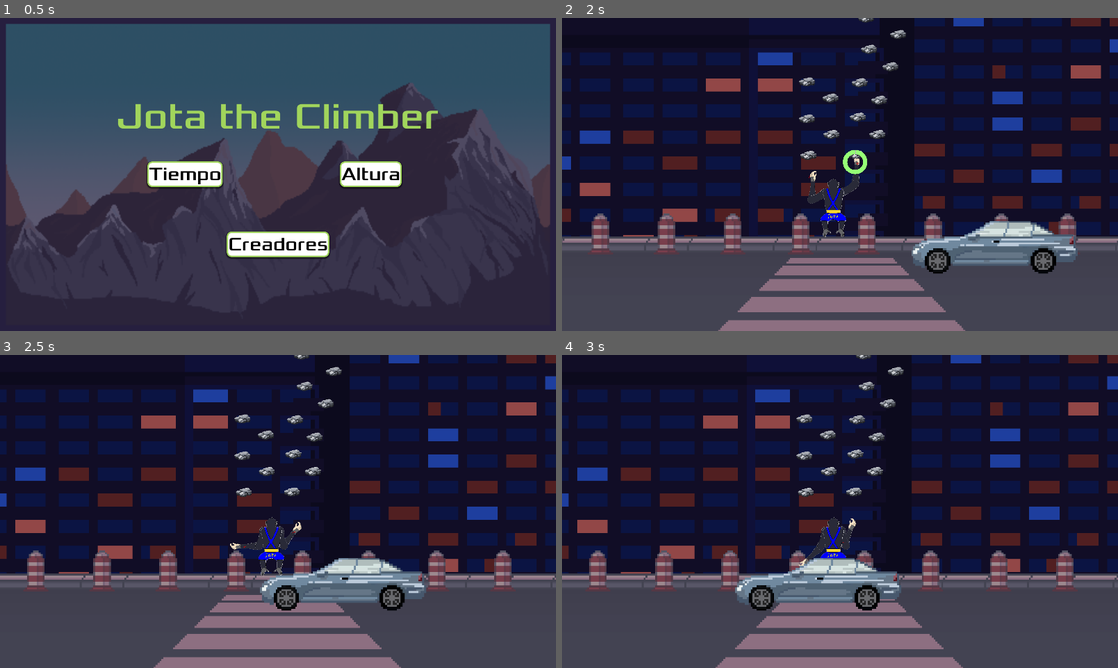
Above: before the commit, frames 1-4 (two rows, left to right).
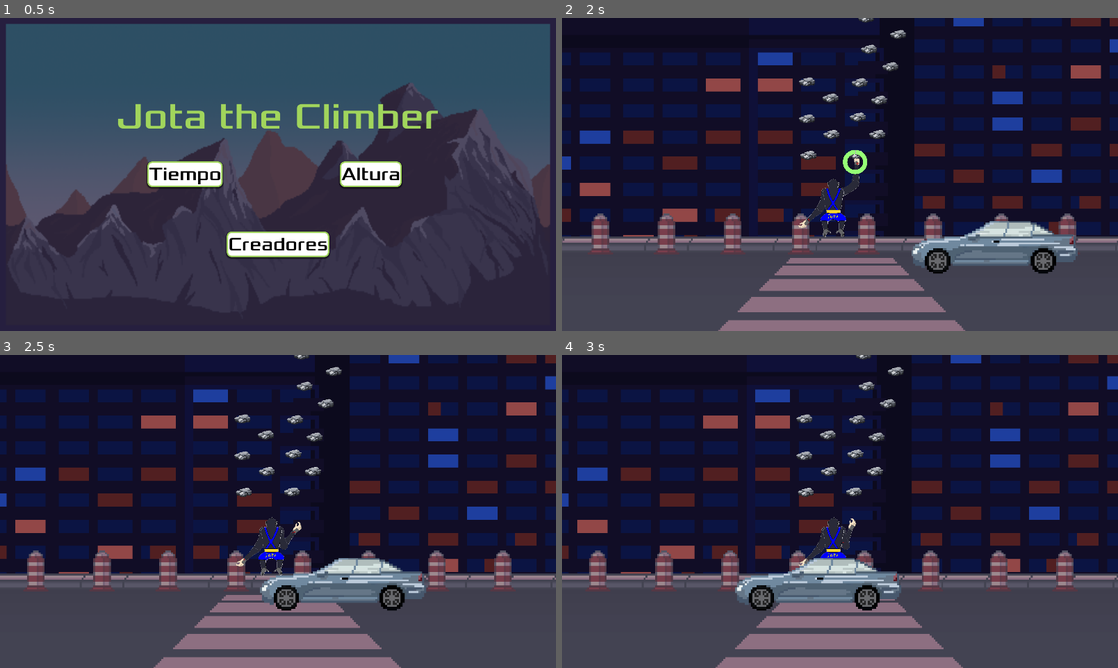
Above: after the commit, the same moments.

Repository: Igg2000/Juego_Escalada
Game: Godot game, scene res://scenes/menu.tscn
Same seed, same stepped clock (60 frames per second), same inputs: the game is played once before the commit and once after it. The engine's default icon, where the game draws it, is replaced by a stand-in: a white triangle on a blue panel in a dark square. A sky picture missing from this copy of the repository is replaced by a grey-blue gradient.
Inputs:
- Up to frame 1 (0.5 s): no input
- Up to frame 2 (2 s): click "Tiempo" at 0.5 s; hold Space (agarre_derecho) from 1.28 s (still down); hold I from 1.28 s (still down); tap R (super_jump) at 1.52 s
- Up to frame 3 (2.5 s): release Space (agarre_derecho) at 2.03 s; release I at 2.03 s; hold S from 2.03 s (still down); tap K at 2.1 s; tap R (super_jump) at 2.27 s
- Up to frame 4 (3 s): release S at 2.78 s; hold Space (agarre_derecho) from 2.78 s (still down); hold J from 2.78 s (still down)

Frame 1 is identical in both runs. In frame 2, 0.3% of the frame differs, in the area x 42-48%, y 48-68%; in frame 3, 0.1%; in frame 4, less than 0.1%.

Commit message:
V 0.2.3.1
He corregido un bug que hacia que cuando te agarrases con una mano la otra subiese sola.

También he restablecido la pose de reposo del esqueleto, que llevaba desactualizada desde el principio del proyecto

Diff:
--- a/scenes/jugador.tscn
+++ b/scenes/jugador.tscn
@@ -140,9 +140,9 @@
 [node name="base" type="Node2D" parent="."]
 
 [node name="AntebrazoDc" type="AnimatedSprite2D" parent="base" groups=["AntebrazoDc"]]
-position = Vector2(73.0614, -52.5255)
-rotation = 0.0402717
-scale = Vector2(0.349744, 0.349744)
+position = Vector2(73.0557, -52.5267)
+rotation = 0.0404989
+scale = Vector2(0.349743, 0.349743)
 sprite_frames = SubResource("SpriteFrames_gelso")
 animation = &"agarre"
 frame_progress = 0.241292
@@ -176,9 +176,9 @@
 texture_progress = ExtResource("8_6fdue")
 
 [node name="AntebrazoIc" type="AnimatedSprite2D" parent="base" groups=["AntebrazoIc"]]
-position = Vector2(-70.1379, -57.5364)
-rotation = 0.009295
-scale = Vector2(0.350066, 0.350066)
+position = Vector2(-70.1413, -57.5358)
+rotation = 0.00946749
+scale = Vector2(0.350074, 0.350074)
 sprite_frames = SubResource("SpriteFrames_nb7of")
 animation = &"agarre"
 frame_progress = 0.508256
@@ -213,14 +213,14 @@
 texture_progress = ExtResource("8_6fdue")
 
 [node name="BrazoD" type="Sprite2D" parent="base"]
-position = Vector2(44.235, -14.7113)
-rotation = 1.49703
+position = Vector2(44.2193, -14.7173)
+rotation = 1.49714
 scale = Vector2(0.349945, 0.349945)
 texture = ExtResource("3_5343f")
 
 [node name="BrazoI" type="Sprite2D" parent="base"]
-position = Vector2(-40.8326, -18.1967)
-rotation = -1.50377
+position = Vector2(-40.8485, -18.2009)
+rotation = -1.5039
 scale = Vector2(0.349953, 0.349953)
 texture = ExtResource("4_l3mph")
 
@@ -237,7 +237,7 @@
 [node name="cintura" type="Bone2D" parent="Skeleton2D"]
 position = Vector2(1.97746, 45.4579)
 rotation = -1.57079
-rest = Transform2D(6.27438e-06, -1, 1, 6.27438e-06, 315, 304)
+rest = Transform2D(6.27438e-06, -1, 1, 6.27438e-06, 1.97746, 45.4579)
 
 [node name="torso" type="Bone2D" parent="Skeleton2D/cintura"]
 position = Vector2(46, -2.00028)
@@ -254,10 +254,10 @@
 rest = Transform2D(1, 0, 0, 1, 32, 0.999804)
 
 [node name="hombroIzquierdo" type="Bone2D" parent="Skeleton2D/cintura/torso"]
-position = Vector2(14.9998, -25.0001)
-rotation = -1.8695
-scale = Vector2(0.999865, 0.999865)
-rest = Transform2D(-0.193511, -0.980961, 0.980961, -0.193511, 14.9998, -25.0001)
+position = Vector2(14.9998, -25.0029)
+rotation = -1.76557
+scale = Vector2(0.999866, 0.999866)
+rest = Transform2D(-0.193521, -0.98096, 0.98096, -0.193521, 15.0001, -25.0037)
 auto_calculate_length_and_angle = false
 length = 20.0
 bone_angle = -0.0431939
@@ -270,10 +270,10 @@
 remote_path = NodePath("../../../../../base/BrazoI")
 
 [node name="codoIzquierdo" type="Bone2D" parent="Skeleton2D/cintura/torso/hombroIzquierdo"]
-position = Vector2(47.6467, 8.39208)
-rotation = 1.87301
-scale = Vector2(1.00032, 1.00032)
-rest = Transform2D(-0.2027, 0.979568, -0.979568, -0.2027, 47.6467, 8.392)
+position = Vector2(47.6445, 8.39165)
+rotation = 1.77486
+scale = Vector2(1.00033, 1.00033)
+rest = Transform2D(-0.202721, 0.979569, -0.979569, -0.202721, 47.6438, 8.39132)
 auto_calculate_length_and_angle = false
 length = 13.988
 bone_angle = -3.36746
@@ -290,10 +290,10 @@
 remote_path = NodePath("../../../../../../base/AntebrazoIc")
 
 [node name="hombroDerecho" type="Bone2D" parent="Skeleton2D/cintura/torso"]
-position = Vector2(15.0002, 27.9999)
-rotation = 0.322322
-scale = Vector2(0.999844, 0.999844)
-rest = Transform2D(0.98222, 0.186901, -0.186901, 0.98222, 15.0002, 27.9999)
+position = Vector2(15.0016, 27.9971)
+rotation = 0.188058
+scale = Vector2(0.999843, 0.999843)
+rest = Transform2D(0.982213, 0.186929, -0.186929, 0.982213, 15.002, 27.9963)
 auto_calculate_length_and_angle = false
 length = 20.0
 bone_angle = 88.519
@@ -306,10 +306,10 @@
 remote_path = NodePath("../../../../../base/BrazoD")
 
 [node name="codoDerecho" type="Bone2D" parent="Skeleton2D/cintura/torso/hombroDerecho"]
-position = Vector2(11.7316, 50.9138)
-rotation = -0.278709
-scale = Vector2(0.999425, 0.999425)
-rest = Transform2D(0.988533, -0.147155, 0.147155, 0.988533, 11.7317, 50.9138)
+position = Vector2(11.7315, 50.9149)
+rotation = -0.147766
+scale = Vector2(0.999428, 0.999428)
+rest = Transform2D(0.988538, -0.147137, 0.147137, 0.988538, 11.7314, 50.9148)
 auto_calculate_length_and_angle = false
 length = 14.415
 bone_angle = 1.73468
@@ -329,7 +329,7 @@
 position = Vector2(-20.0002, -29.9999)
 rotation = -2.7163
 scale = Vector2(0.999999, 0.999999)
-rest = Transform2D(-0.910917, -0.412588, 0.412588, -0.910917, -20.0002, -29.9999)
+rest = Transform2D(-0.910917, -0.412587, 0.412587, -0.910917, -20.0002, -29.9999)
 auto_calculate_length_and_angle = false
 length = 16.0
 bone_angle = 4.76658
@@ -341,9 +341,8 @@
 
 [node name="piernaDerecha" type="Bone2D" parent="Skeleton2D/cintura"]
 position = Vector2(-21.9998, 27.0001)
-rotation = -0.734986
-scale = Vector2(1, 1)
-rest = Transform2D(0.741846, -0.67057, 0.67057, 0.741846, -22.0052, 27.0001)
+rotation = -0.734988
+rest = Transform2D(0.741839, -0.670578, 0.670578, 0.741839, -21.9998, 27.0001)
 auto_calculate_length_and_angle = false
 length = 16.0
 bone_angle = -167.851
--- a/scripts/jugador.gd
+++ b/scripts/jugador.gd
@@ -35,6 +35,8 @@
 			velocity = Vector2.ZERO
 			distancia_a_recorrer = 40.0
 			mono_debe_subir=false
+			$IK/manoDerechaIK.global_position = posManoDerecha
+			$IK/manoIzquierdaIK.global_position = posManoIzquierda
 
 	if hay_gravedad:
 		velocity.y += gravedad * delta
@@ -48,6 +50,7 @@
 	mano_izquierda_agarrada = true
 	mono_debe_subir = true
 	posManoIzquierda = $IK/manoIzquierdaIK.global_position
+	posManoDerecha = $IK/manoDerechaIK.global_position
 	posicion_objetivo = posManoIzquierda
 
 func _on_mano_derecha_ik_agarrado() -> void:
@@ -57,6 +60,7 @@
 	mano_derecha_agarrada = true
 	mono_debe_subir = true
 	posManoDerecha = $IK/manoDerechaIK.global_position
+	posManoIzquierda = $IK/manoIzquierdaIK.global_position
 	posicion_objetivo= posManoDerecha
 
 func _on_mano_derecha_ik_soltado() -> void:
